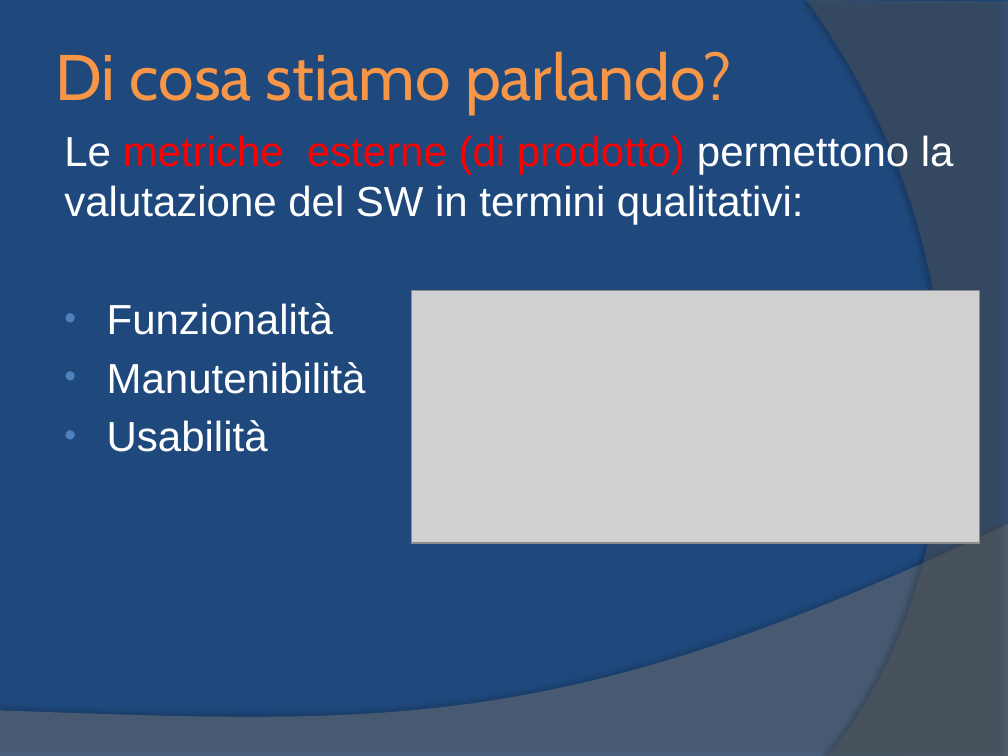
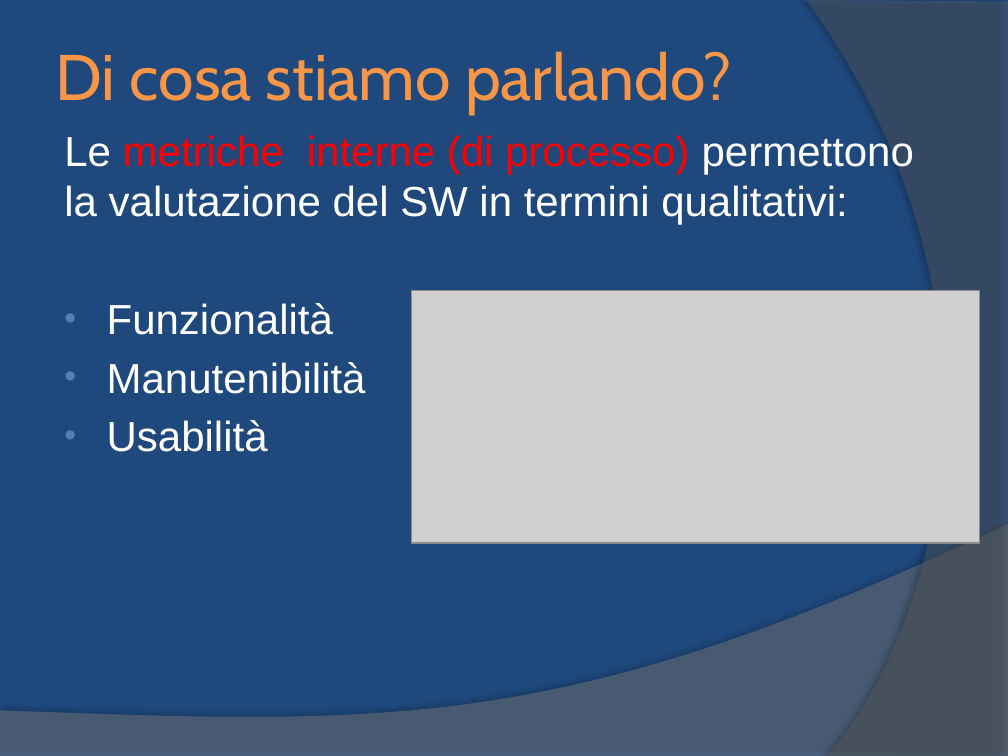
Before and after one commit to yan0z/ISW, a slide deck: slide 5 of Quesito 2 Team/1.ISW-Metrica.pptx. Drawn at 1008x756 pixels with LibreOffice and Linux fonts; fonts in the diff are those of the drawing; grey boxes stand for pictures. Boxes give left, top, right and bottom in pixels: in the first picture for what was removed or moved away, otherwise in the second. Text is boxed around its words. In the diff, an @@ line names an element or a change of style, - is before the commit and + after.

```diff
--- a/Quesito 2 Team/1.ISW-Metrica.pptx
+++ b/Quesito 2 Team/1.ISW-Metrica.pptx
@@ text at bbox=[64, 135, 914, 225]: text changed @@
-Le metriche esterne (di prodotto) permettono la valutazione del SW in termini qualitativi:
+Le metriche interne (di processo) permettono la valutazione del SW in termini qualitativi:
```
Also in this commit, not shown: 1 other slide changed.
